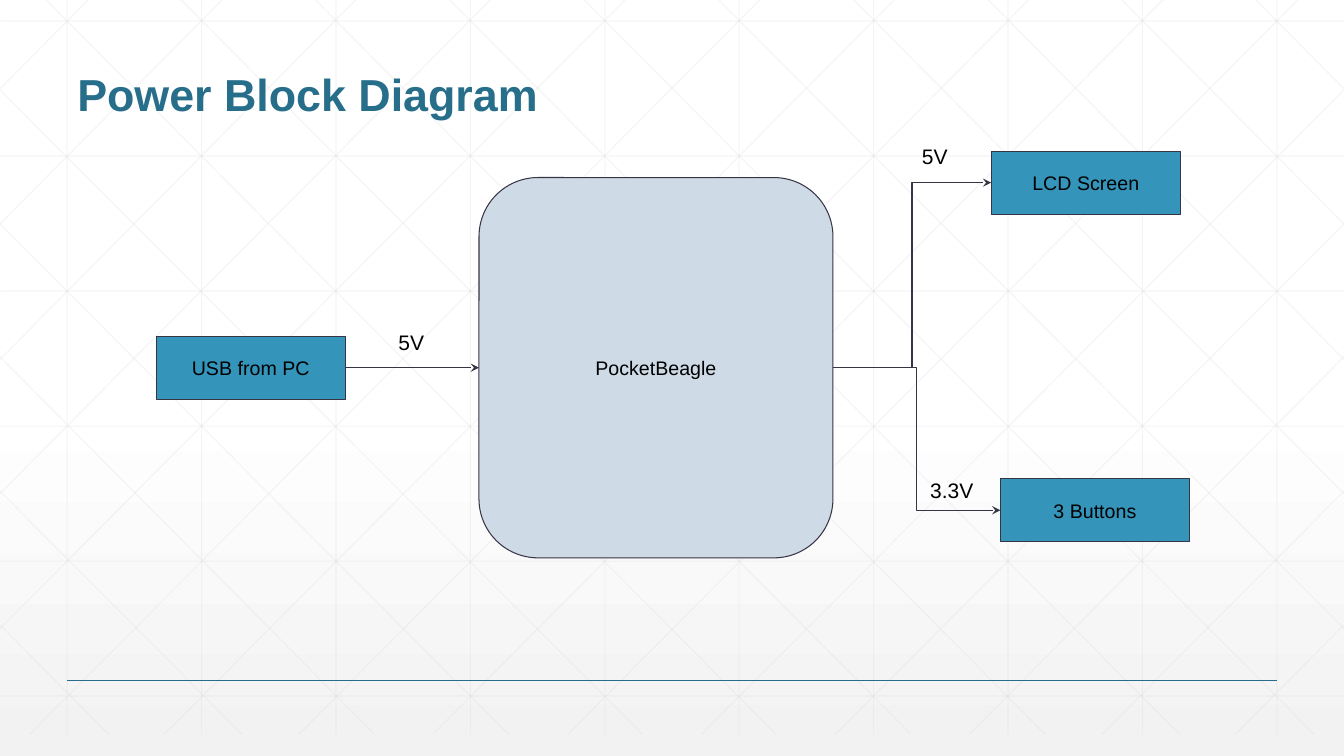
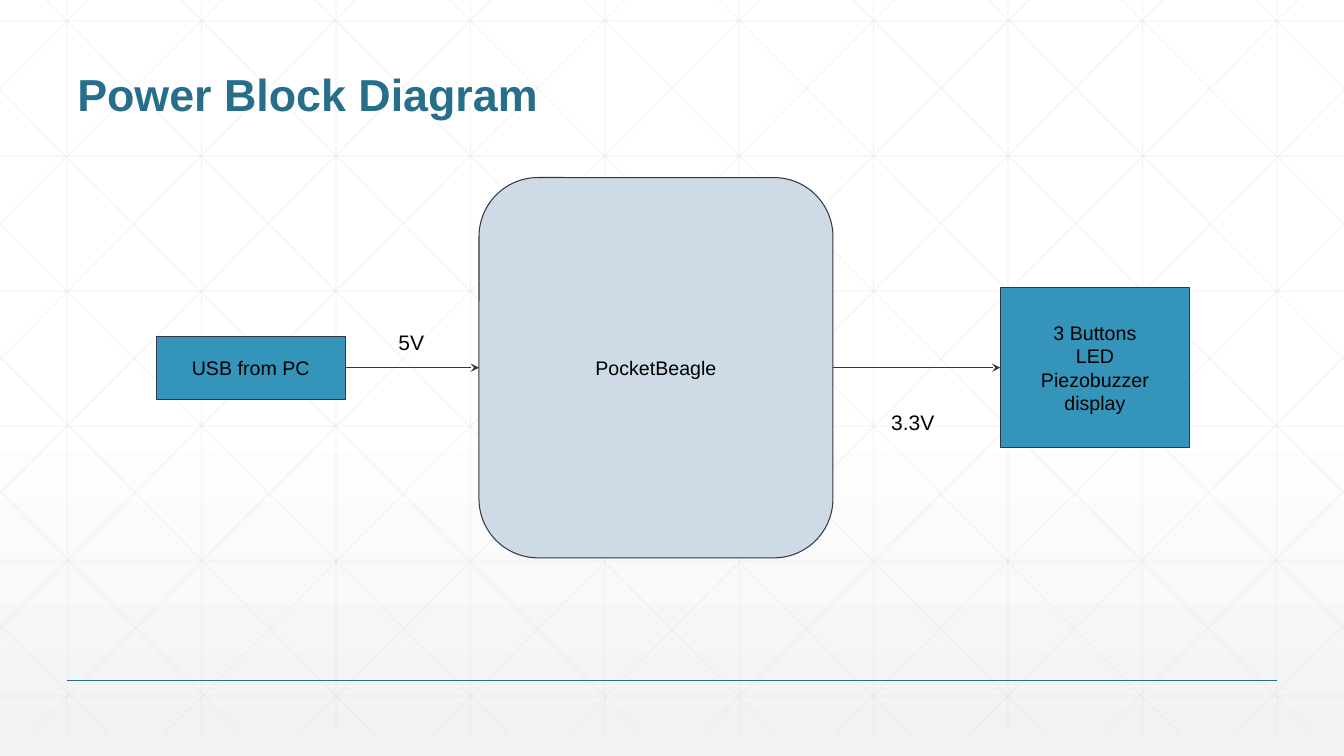
Before and after one commit to ashyel5/EDES301, a slide deck: slide 5 of project_01/docs/Yellen_EDES301_project_01_proposal.pptx (slide 4 before the commit). Drawn at 1344x756 pixels with LibreOffice and Linux fonts; fonts in the diff are those of the drawing. Boxes give left, top, right and bottom in pixels: in the first picture for what was removed or moved away, otherwise in the second. Text is boxed around its words. In the diff, an @@ line names an element or a change of style, - is before the commit and + after.

```diff
--- a/project_01/docs/Yellen_EDES301_project_01_proposal.pptx
+++ b/project_01/docs/Yellen_EDES301_project_01_proposal.pptx
@@ text removed at (x1=922, y1=149, x2=948, y2=165) @@
-5V
@@ rectangle removed at (x1=991, y1=151, x2=1181, y2=214) @@
-LCD Screen
@@ elbow arrow removed from (833, 368) to (991, 182) @@
@@ rectangle "3 Buttons" resized from (x1=1000, y1=479, x2=1190, y2=541) to (x1=1000, y1=288, x2=1190, y2=449) @@
@@ text in rectangle at (x1=1041, y1=349, x2=1149, y2=414): paragraphs added @@
+LED
+Piezobuzzer
+display
@@ elbow arrow moved from (833, 368) - (1000, 510) to (833, 368) - (1000, 368) @@
@@ text "3.3V" moved from (x1=930, y1=483, x2=973, y2=499) to (x1=891, y1=415, x2=934, y2=431) @@
```
Also in this commit, not shown: 4 other slides changed, 1 slide added, 1 slide removed.
